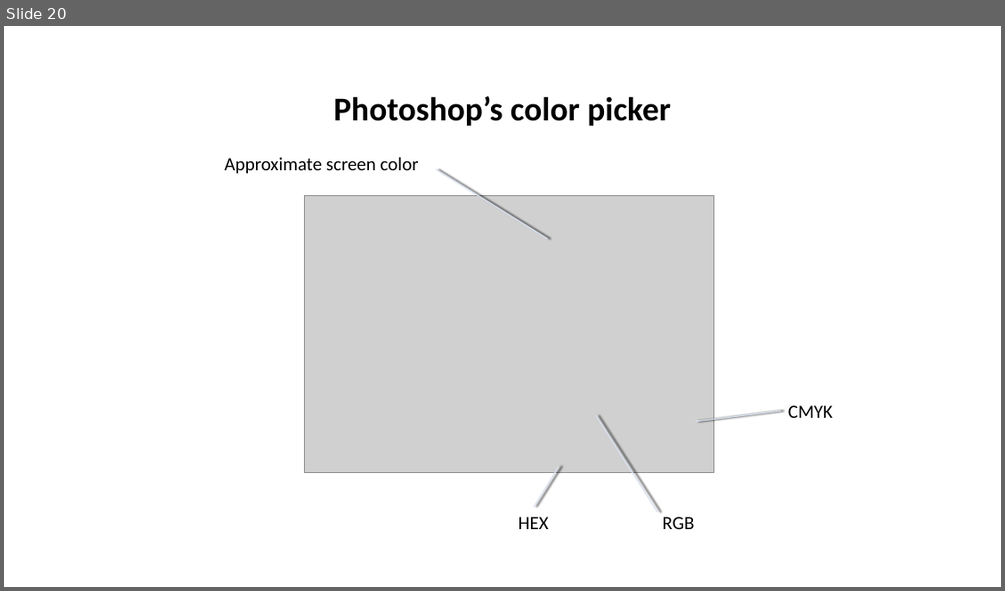
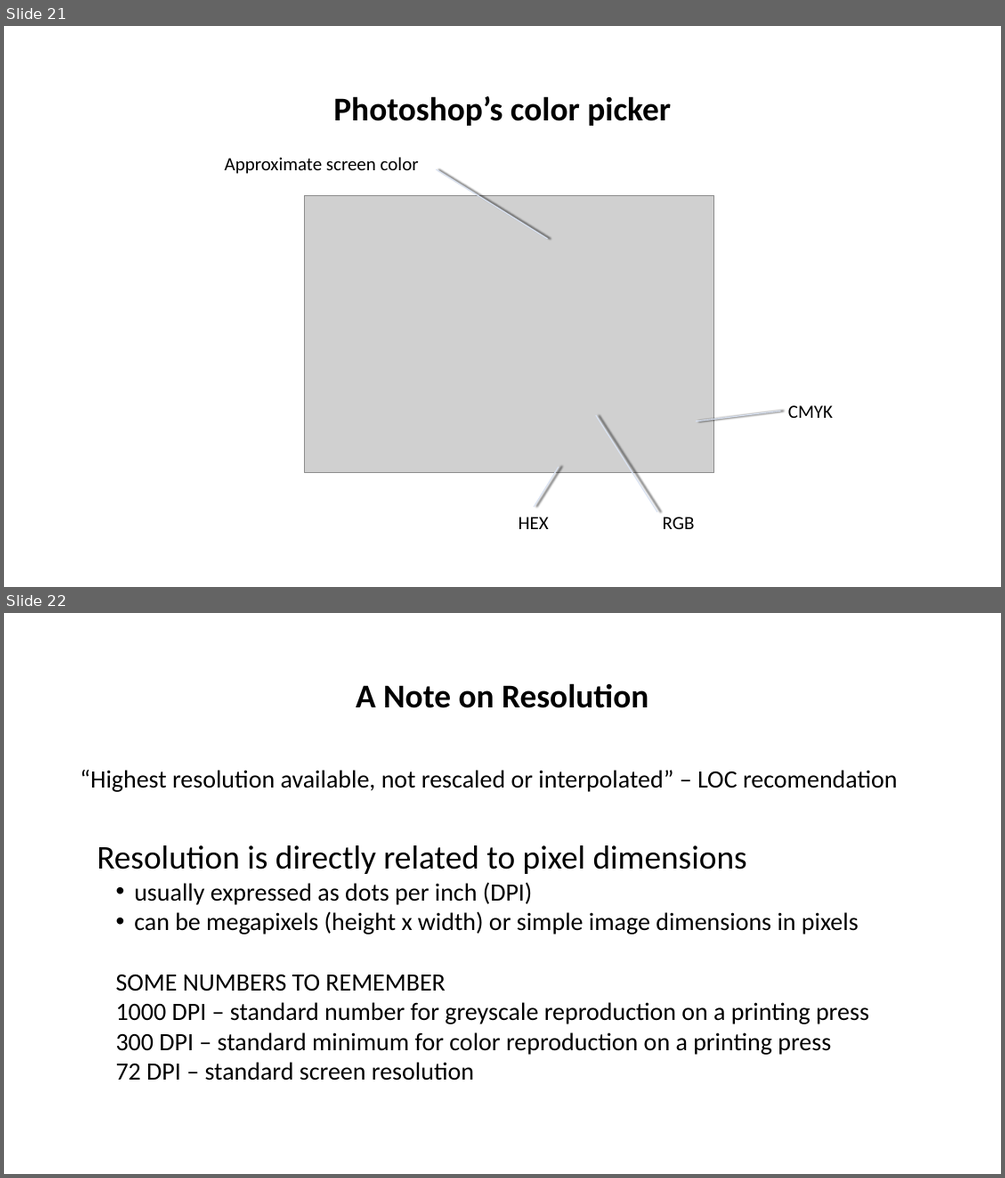
Before and after one commit to tibbben/teaching.data.literacy, a slide deck: UM_DataManagementClass/Lessons/03/03_secondMeeting.pptx. Shown one above the other, each under a label of ours: slide 20 before the commit, slides 21 and 22 after it. The pictures are 1005x591 and 1005x1178 pixels, drawn with LibreOffice and Linux fonts; fonts in the diff are those of the drawing; grey boxes stand for pictures. Boxes give left, top, right and bottom in pixels: in the first picture for what was removed or moved away, otherwise in the second. Text is boxed around its words. In the diff, an @@ line names an element or a change of style, - is before the commit and + after.

```diff
--- a/UM_DataManagementClass/Lessons/03/03_secondMeeting.pptx
+++ b/UM_DataManagementClass/Lessons/03/03_secondMeeting.pptx
@@ slide 22 added at (4, 613, 1001, 1174), background #FFFFFF @@
@@ title added at (356, 683, 648, 708), 32 pt, text #000000, bold @@
+A Note on Resolution
@@ text added at (80, 770, 898, 792), 24 pt, text #000000 @@
+“Highest resolution available, not rescaled or interpolated” – LOC recomendation
@@ text added at (97, 845, 869, 1080), 24 pt, text #000000 @@
+Resolution is directly related to pixel dimensions
+• usually expressed as dots per inch (DPI)
+• can be megapixels (height x width) or simple image dimensions in pixels
+SOME NUMBERS TO REMEMBER
+1000 DPI – standard number for greyscale reproduction on a printing press
+300 DPI – standard minimum for color reproduction on a printing press
+72 DPI – standard screen resolution
@@ what was slide 20 is now slide 21 @@
```
Also in this commit, not shown: 6 slides changed, 2 other slides added, 2 other files.
